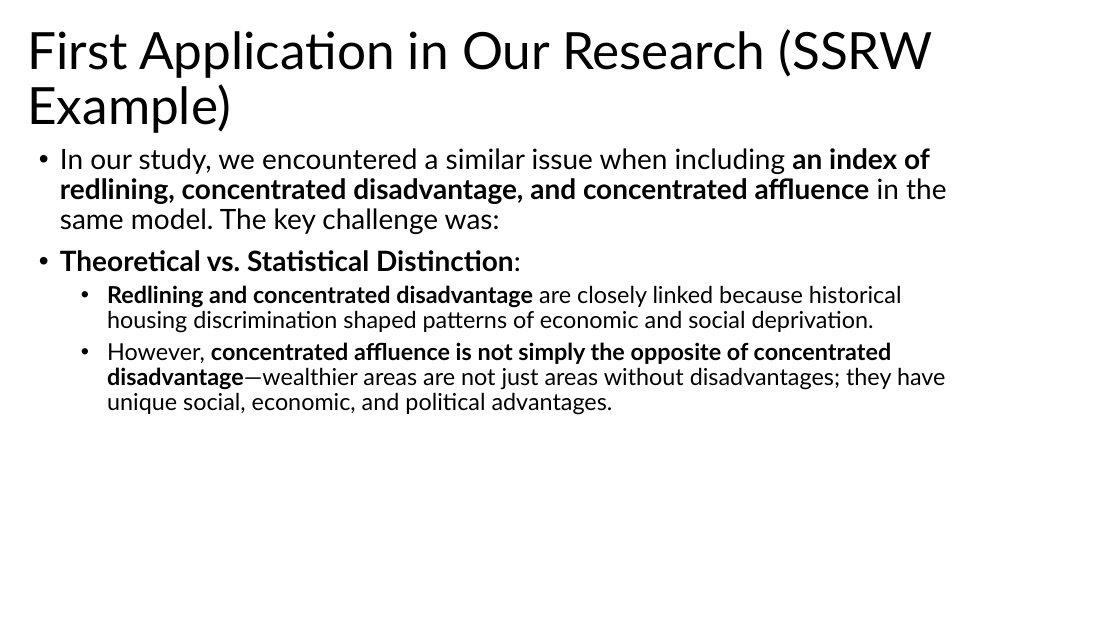
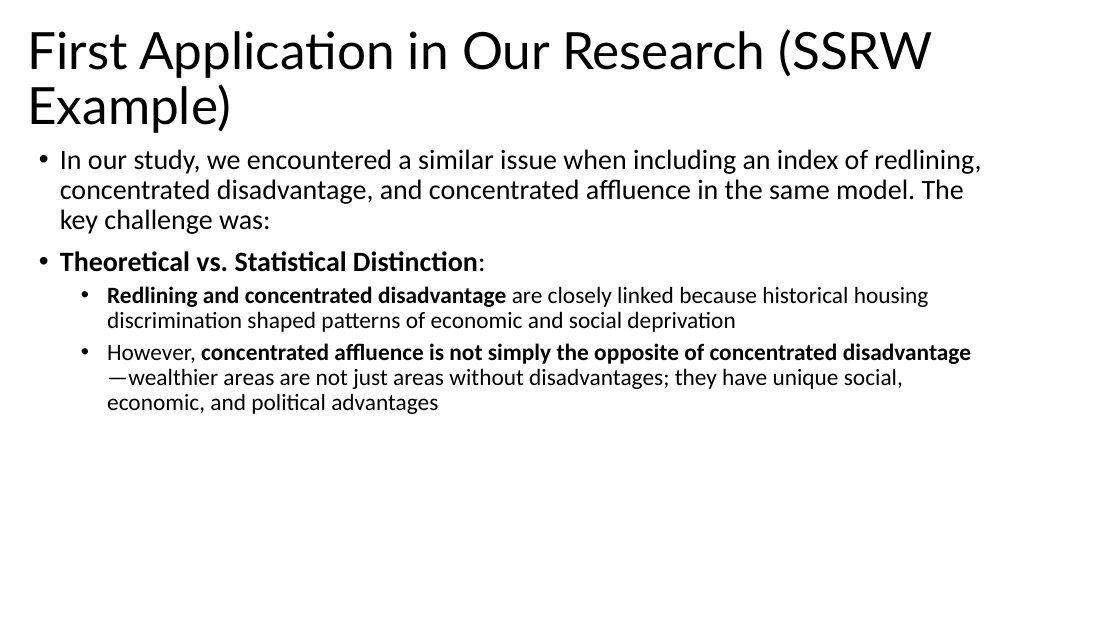
Before and after one commit to bigdataforsocialjustice/stats-for-social-justice, a slide deck: slide 23 of slides/dummy/dummy_vars.pptx (slide 22 before the commit). Drawn at 1120x630 pixels with LibreOffice and Linux fonts; fonts in the diff are those of the drawing. Boxes give left, top, right and bottom in pixels: in the first picture for what was removed or moved away, otherwise in the second. Text is boxed around its words. In the diff, an @@ line names an element or a change of style, - is before the commit and + after.

```diff
--- a/slides/dummy/dummy_vars.pptx
+++ b/slides/dummy/dummy_vars.pptx
@@ text at [60, 149, 981, 272]: font Lato to Calibri in "In our study, we encountered a similar ...", "Theoretical vs. Statistical Distinction:"; bold off in "an index of redlining, concentrated disadvantage, and ..." @@
@@ text at [107, 286, 971, 414]: text changed; font Lato to Calibri @@
-  • Redlining and concentrated disadvantage are closely linked because historical housing discrimination shaped patterns of economic and social deprivation.
-  • However, concentrated affluence is not simply the opposite of concentrated disadvantage—wealthier areas are not just areas without disadvantages; they have unique social, economic, and political advantages.
+  • Redlining and concentrated disadvantage are closely linked because historical housing discrimination shaped patterns of economic and social deprivation
+  • However, concentrated affluence is not simply the opposite of concentrated disadvantage—wealthier areas are not just areas without disadvantages; they have unique social, economic, and political advantages
```
Also in this commit, not shown: 13 other slides changed, 1 slide added.
